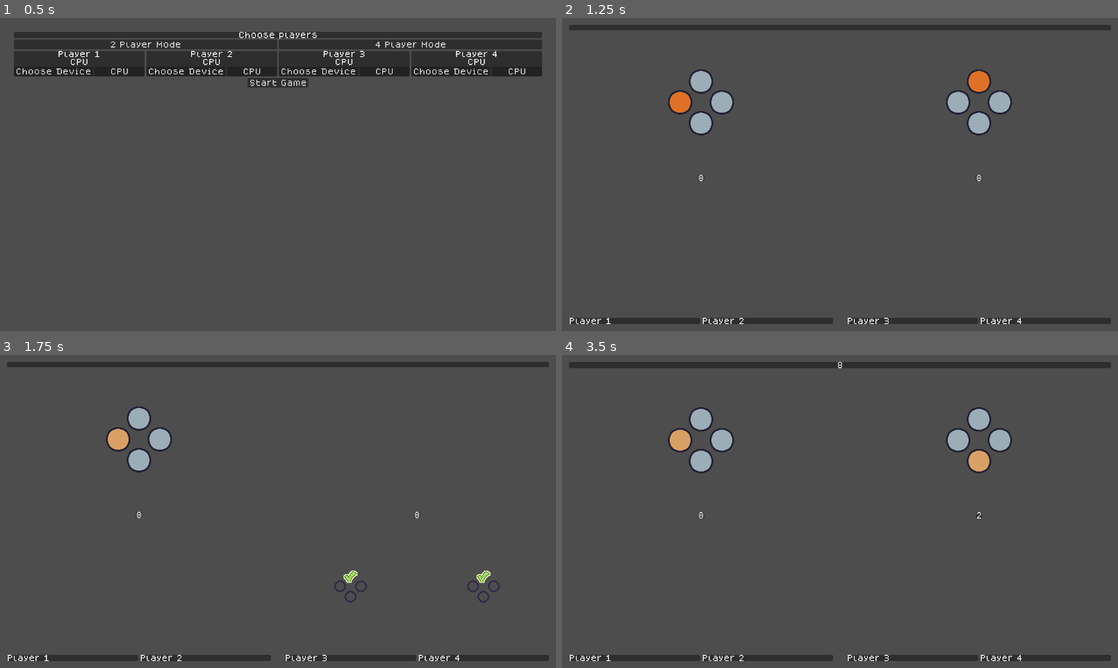
Above: before the commit, frames 1-4 (two rows, left to right).
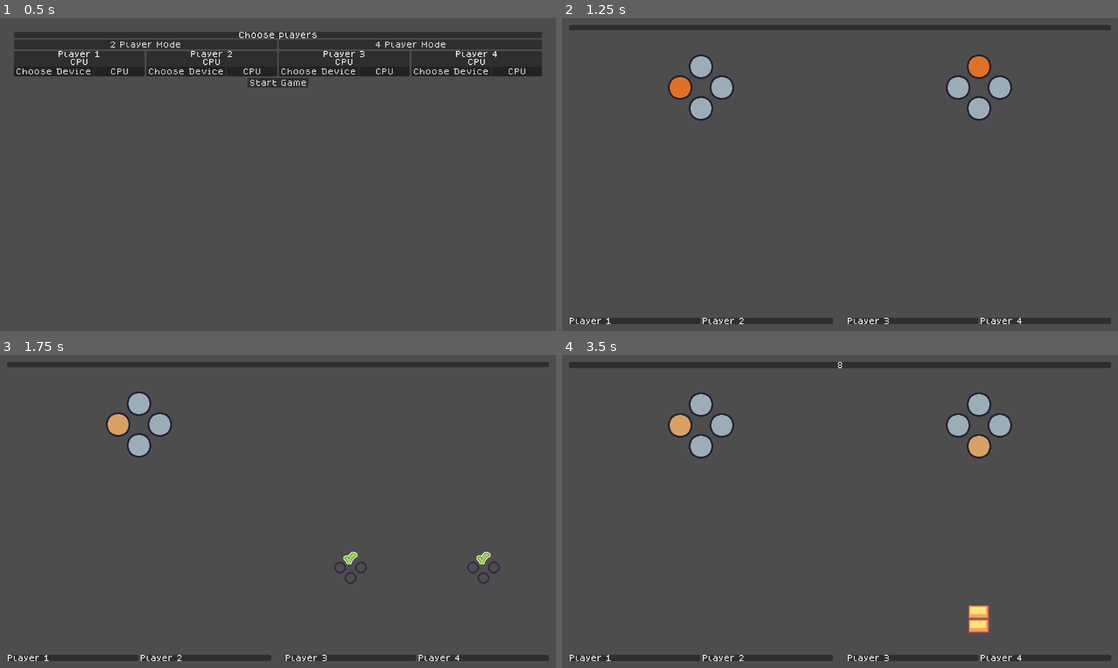
Above: after the commit, the same moments.

Repository: VileOar/js-final-proj
Game: Godot game, scene res://src/player_select/player_select.tscn
Two runs of this game, one before a commit and one after it. Both use one fixed random seed, a clock stepped at 60 frames per second and the inputs below. The engine's default icon, where the game draws it, is replaced by a stand-in: a white triangle on a blue panel in a dark square.
Inputs (mouse positions are in pixels of both pictures, inside the frame that each line leads up to):
- Up to frame 1 (0.5 s): no input
- Up to frame 2 (1.25 s): click "Start Game" at 0.5 s
- Up to frame 3 (1.75 s): move the mouse to (400, 495) at 1.27 s; hold D (coop_right) from 1.28 s (still down); click (400, 495) at 1.42 s
- Up to frame 4 (3.5 s): move the mouse to (728, 527) at 2.02 s; release D (coop_right) at 2.03 s; hold S (coop_down) 2.03-2.78 s; tap Enter at 2.75 s; move the mouse to (895, 442) at 2.77 s; hold D (coop_right) from 2.78 s (still down)

Frame 1 is identical in both runs. In frame 2, 3.2% of the frame differs, in the area x 19-81%, y 11-53%; in frame 3, 2.2%; in frame 4, 3.6%, in the area x 19-81%, y 12-89%.

Commit message:
added point stack display

Diff:
--- a/src/autoloads/Global.gd
+++ b/src/autoloads/Global.gd
@@ -35,7 +35,7 @@
 const WRONG_DELAY = 2.0
 
 ## total time for a round
-const ROUND_TIME = 10.0
+const ROUND_TIME = 10.0 # TODO: make sure this is set to 30.0
 
 ## number of rounds in a game
 const NUM_ROUNDS = 5
--- a/src/dyad_game/dyad_game.gd
+++ b/src/dyad_game/dyad_game.gd
@@ -17,7 +17,7 @@
 ## reference to the Prompt Controller
 @onready var _prompt_ui = %PromptUI as PromptUI
 ## reference to the Dyad Score Controller
-@onready var _score_ui = %DyadScoreUI as DyadScoreUI
+@onready var _point_stack: PointStack = %PointStack
 ## reference to the list of PlayerUIs
 @onready var _player_ui_list = %PlayerUIs.get_children()
 
@@ -66,11 +66,13 @@
 ## start the state machine
 func start_dyad() -> void:
 	_fsm.replace_state("PromptState")
+	InputManager.enable(true)
 
 
 ## stop the state machine
 func stop_dyad() -> void:
 	_fsm.replace_state("StoppedState")
+	InputManager.enable(false)
 
 
 ## NOTE: called by fsm only[br]
@@ -105,7 +107,7 @@
 func add_point(point_mask : int):
 	if point_mask in Global.Outcomes.values():
 		_game_points.append(point_mask)
-		_score_ui.add_points()
+		_point_stack.push_point()
 	else:
 		push_error("Tried to add an invalid matrix outcome")
 
@@ -113,7 +115,7 @@
 ## reset points
 func _reset_dyad_points() -> void:
 	_game_points.clear()
-	_score_ui.reset_points()
+	_point_stack.clear_points()
 
 
 # ----------------------
--- a/src/dyad_game/dyad_game.tscn
+++ b/src/dyad_game/dyad_game.tscn
@@ -8,7 +8,7 @@
 [ext_resource type="Script" path="res://src/dyad_game/states/wrong_state.gd" id="6_t7b25"]
 [ext_resource type="PackedScene" uid="uid://da7wxe2reu70r" path="res://src/dyad_game/ui/prompt/prompt_ui.tscn" id="7_bxmv3"]
 [ext_resource type="PackedScene" uid="uid://7c4smtyjcn3m" path="res://src/dyad_game/ui/player/player_ui.tscn" id="8_6rlia"]
-[ext_resource type="PackedScene" uid="uid://bvafdm68j240m" path="res://src/dyad_game/ui/dyad_score_ui.tscn" id="8_oaqla"]
+[ext_resource type="PackedScene" uid="uid://dcgckpqoo0y3m" path="res://src/dyad_game/point_stack.tscn" id="10_pi61h"]
 
 [node name="DyadGame" type="Control"]
 layout_mode = 3
@@ -56,19 +56,27 @@
 [node name="PromptUI" parent="UI/VBoxContainer" instance=ExtResource("7_bxmv3")]
 unique_name_in_owner = true
 layout_mode = 2
+size_flags_vertical = 1
 
-[node name="DyadScoreUI" parent="UI/VBoxContainer" instance=ExtResource("8_oaqla")]
-unique_name_in_owner = true
+[node name="MarginContainer" type="MarginContainer" parent="UI/VBoxContainer"]
 layout_mode = 2
+size_flags_vertical = 3
 
-[node name="PlayerUIs" type="HBoxContainer" parent="UI/VBoxContainer"]
+[node name="PlayerUIs" type="HBoxContainer" parent="UI/VBoxContainer/MarginContainer"]
 unique_name_in_owner = true
 layout_mode = 2
 size_flags_vertical = 3
 alignment = 1
 
-[node name="Player1" parent="UI/VBoxContainer/PlayerUIs" instance=ExtResource("8_6rlia")]
+[node name="Player1" parent="UI/VBoxContainer/MarginContainer/PlayerUIs" instance=ExtResource("8_6rlia")]
 layout_mode = 2
 
-[node name="Player2" parent="UI/VBoxContainer/PlayerUIs" instance=ExtResource("8_6rlia")]
+[node name="Player2" parent="UI/VBoxContainer/MarginContainer/PlayerUIs" instance=ExtResource("8_6rlia")]
 layout_mode = 2
+
+[node name="Control" type="Control" parent="UI/VBoxContainer/MarginContainer"]
+layout_mode = 2
+
+[node name="PointStack" parent="UI/VBoxContainer/MarginContainer/Control" instance=ExtResource("10_pi61h")]
+unique_name_in_owner = true
+layout_mode = 1
--- /dev/null
+++ b/src/dyad_game/point_stack.gd
@@ -0,0 +1,71 @@
+## a visual representation of points in a stack
+##
+## this stack must be able to add/remove points as required[br]
+## all management for how this is displayed happens inside this script[br]
+## internally, this script manages a hbox of vboxes, corresponding to the stacks
+extends MarginContainer
+class_name PointStack
+
+## height of the stack
+const HEIGHT = 5
+
+## the texture to use, the resource should be the same ref for everything
+@export var _point_texture : Texture
+
+## ref to the columns
+@onready var _columns: HBoxContainer = $Columns
+
+## the vbox currently at the tail
+var _tail_vbox : VBoxContainer
+
+
+## add a new point to the stack
+func push_point() -> void:
+	if _columns.get_child_count() == 0 or _tail_vbox.get_child_count() == HEIGHT:
+		_add_new_stack()
+
+	var point_icon = TextureRect.new()
+	point_icon.stretch_mode = TextureRect.STRETCH_KEEP_ASPECT
+	point_icon.texture = _point_texture
+	_tail_vbox.add_child(point_icon)
+
+
+## remove a point from the stack
+func pop_point() -> void:
+	if _columns.get_child_count() == 0:
+		if Utils.nullcheck(_tail_vbox):
+			push_error("Tail VBox pointer was not null, even though, columns were empty. Freeing just in case")
+			_tail_vbox.queue_free()
+			_tail_vbox = null
+		return
+
+	var to_delete = _tail_vbox.get_child(-1)
+	_tail_vbox.remove_child(to_delete)
+	to_delete.queue_free()
+	if _tail_vbox.get_child_count() == 0:
+		_columns.remove_child(_tail_vbox)
+		_tail_vbox.queue_free()
+		_tail_vbox = _columns.get_child(-1) if _columns.get_child_count() > 0 else null
+
+
+## delete all points
+func clear_points() -> void:
+	while _columns.get_child_count() > 0:
+		_columns.get_child(-1).queue_free()
+
+
+## manually set amount of points
+func set_points(points : int) -> void:
+	clear_points()
+
+	for i in points:
+		push_point()
+
+
+## add a new stack of points (a vbox)
+func _add_new_stack() -> void:
+	_tail_vbox = VBoxContainer.new()
+	_tail_vbox.alignment = BoxContainer.ALIGNMENT_END
+	_tail_vbox.add_theme_constant_override("separation", 0)
+
+	_columns.add_child(_tail_vbox)
--- /dev/null
+++ b/src/dyad_game/point_stack.tscn
@@ -0,0 +1,22 @@
+[gd_scene load_steps=3 format=3 uid="uid://dcgckpqoo0y3m"]
+
+[ext_resource type="Texture2D" uid="uid://bu7f0hcj1vr2b" path="res://assets/gfx/ui/point.png" id="1_hensh"]
+[ext_resource type="Script" path="res://src/dyad_game/point_stack.gd" id="1_wft47"]
+
+[node name="PointStack" type="MarginContainer"]
+anchors_preset = 13
+anchor_left = 0.5
+anchor_right = 0.5
+anchor_bottom = 1.0
+grow_horizontal = 2
+grow_vertical = 2
+size_flags_vertical = 3
+theme_override_constants/margin_top = 32
+theme_override_constants/margin_bottom = 64
+script = ExtResource("1_wft47")
+_point_texture = ExtResource("1_hensh")
+
+[node name="Columns" type="HBoxContainer" parent="."]
+layout_mode = 2
+theme_override_constants/separation = 0
+alignment = 1
--- a/src/dyad_game/states/dyad_state_machine.gd
+++ b/src/dyad_game/states/dyad_state_machine.gd
@@ -103,5 +103,3 @@
 	start_stop_timer(false) # stop the timer completely
 	show_prompt_ui(false, Global.Directions.NONE)
 	show_answers_ui(false, [])
-
-	InputManager.enable(false) # disable player input
--- a/src/dyad_game/states/prompt_state.gd
+++ b/src/dyad_game/states/prompt_state.gd
@@ -15,7 +15,6 @@
 func enter():
 	var fsm = _fsm as DyadStateMachine
 	fsm.stop_everything()
-	InputManager.enable(true) # enable player input
 	Signals.input_player_action.connect(_on_player_input)
 	fsm.connect_disconnect_timer(true, _timeout)
 
--- a/src/dyad_game/states/right_state.gd
+++ b/src/dyad_game/states/right_state.gd
@@ -11,7 +11,6 @@
 func enter():
 	var fsm = _fsm as DyadStateMachine
 	fsm.start_stop_timer(false)
-	InputManager.enable(false)
 	fsm.connect_disconnect_timer(true, _timeout)
 
 	fsm.start_stop_timer(true, Global.CORRECT_DELAY)
--- a/src/dyad_game/states/wrong_state.gd
+++ b/src/dyad_game/states/wrong_state.gd
@@ -8,7 +8,6 @@
 func enter():
 	var fsm = _fsm as DyadStateMachine
 	fsm.start_stop_timer(false)
-	InputManager.enable(false)
 	fsm.connect_disconnect_timer(true, _timeout)
 
 	fsm.start_stop_timer(true, Global.WRONG_DELAY)
--- a/src/dyad_game/ui/prompt/prompt_ui.tscn
+++ b/src/dyad_game/ui/prompt/prompt_ui.tscn
@@ -6,6 +6,8 @@
 [node name="PromptUI" type="MarginContainer"]
 size_flags_horizontal = 3
 size_flags_vertical = 3
+theme_override_constants/margin_top = 128
+theme_override_constants/margin_bottom = 128
 script = ExtResource("1_prwfa")
 
 [node name="Control" type="Control" parent="."]
--- a/src/round_game/round_game.gd
+++ b/src/round_game/round_game.gd
@@ -112,10 +112,12 @@
 		_solve_points(_dyad0)
 		_solve_points(_dyad1)
 
+		_round_results_screen.set_point_stacks(_dyad0.get_dyad_point_stack(), _dyad1.get_dyad_point_stack())
+
 		await get_tree().create_timer(ROUND_END_DELAY).timeout
 
 		_round_results_screen.show()
-		_round_results_screen.start_point_solving(_round_stats, _dyad0.get_dyad_point_stack(), _dyad1.get_dyad_point_stack())
+		_round_results_screen.start_point_solving(_round_stats)
 	else: # else, keep going
 		_timer.start(1)
 
--- a/src/round_game/round_results/dyad_display/dyad_results_panel.gd
+++ b/src/round_game/round_results/dyad_display/dyad_results_panel.gd
@@ -14,6 +14,9 @@
 ## ref to player 1 panel
 @onready var _p1_panel = %P1Panel as PlayerScorePanel
 @onready var _p2_panel = %P2Panel as PlayerScorePanel
+
+## ref to point stack
+@onready var _point_stack: PointStack = %PointStack
 
 # -----
 
@@ -44,11 +47,19 @@
 	_p2_panel.set_score(p2_score)
 
 
+## manually set point stack
+func set_point_stack(points : int) -> void:
+	_point_stack.set_points(points)
+
+
 ## trigger ONCE the animation for solving a point[br]
 ## this screen doesn't need to know or add the actual score to data, it just needs to know what to diplay
 func solve_single_point(outcome_mask : int, p1_added_score : int, p2_added_score : int):
 
 	_payoff_grid.trigger_outcome_anim(outcome_mask, _anim_speed)
+
+	# remove one point from stack
+	_point_stack.pop_point()
 
 	# spawn score indicator
 	var score = _score_number_scene.instantiate() as ScoreNumber
--- a/src/round_game/round_results/dyad_display/dyad_results_panel.tscn
+++ b/src/round_game/round_results/dyad_display/dyad_results_panel.tscn
@@ -1,9 +1,10 @@
-[gd_scene load_steps=5 format=3 uid="uid://doly0aqjw7m6l"]
+[gd_scene load_steps=6 format=3 uid="uid://doly0aqjw7m6l"]
 
 [ext_resource type="Script" path="res://src/round_game/round_results/dyad_display/dyad_results_panel.gd" id="1_06j8w"]
 [ext_resource type="PackedScene" uid="uid://hbx38k3wfwha" path="res://src/round_game/round_results/dyad_display/score_number.tscn" id="2_jcxgw"]
 [ext_resource type="PackedScene" uid="uid://c8cadvctsyqpa" path="res://src/round_game/round_results/matrix_display/point_outcome_grid.tscn" id="2_snf3t"]
 [ext_resource type="PackedScene" uid="uid://oqgqq4mpijmn" path="res://src/round_game/round_results/dyad_display/player_score_panel.tscn" id="3_42x6v"]
+[ext_resource type="PackedScene" uid="uid://dcgckpqoo0y3m" path="res://src/dyad_game/point_stack.tscn" id="5_jcf2g"]
 
 [node name="DyadResultsPanel" type="MarginContainer"]
 anchors_preset = 15
@@ -38,3 +39,10 @@
 [node name="P2Panel" parent="VBoxContainer/PlayerDiplay/HBoxContainer" instance=ExtResource("3_42x6v")]
 unique_name_in_owner = true
 layout_mode = 2
+
+[node name="Control" type="Control" parent="VBoxContainer/PlayerDiplay"]
+layout_mode = 2
+
+[node name="PointStack" parent="VBoxContainer/PlayerDiplay/Control" instance=ExtResource("5_jcf2g")]
+unique_name_in_owner = true
+layout_mode = 1
--- a/src/round_game/round_results/round_results_screen.gd
+++ b/src/round_game/round_results/round_results_screen.gd
@@ -57,18 +57,24 @@
 
 ## starts solving each point for each player[br]
 ## it receives the point stack via a parameter (it does NOT fetch it anywhere)
-func start_point_solving(round_stats : Array, dyad0_point_stack : Array, dyad1_point_stack : Array) -> void:
+func start_point_solving(round_stats : Array) -> void:
 	await get_tree().create_timer(1.0).timeout
 
 	_round_stats = round_stats
-
-	_point_stack0 = dyad0_point_stack
-	_point_stack1 = dyad1_point_stack
 
 	_dyad0_results.set_scores(0, 0)
 	_dyad1_results.set_scores(0, 0)
 
 	_solve_point()
+
+
+## set the point stacks
+func set_point_stacks(dyad0_point_stack : Array, dyad1_point_stack : Array) -> void:
+	_point_stack0 = dyad0_point_stack
+	_point_stack1 = dyad1_point_stack
+
+	_dyad0_results.set_point_stack(dyad0_point_stack.size())
+	_dyad1_results.set_point_stack(dyad1_point_stack.size())
 
 
 ## ready and stable to progress to next round
Binary file added: assets/aseprite/UI48x48.aseprite
Binary file changed: assets/aseprite/answer.aseprite
Binary file added: assets/gfx/ui/point.png
Not shown, added: assets/gfx/ui/point.png.import
